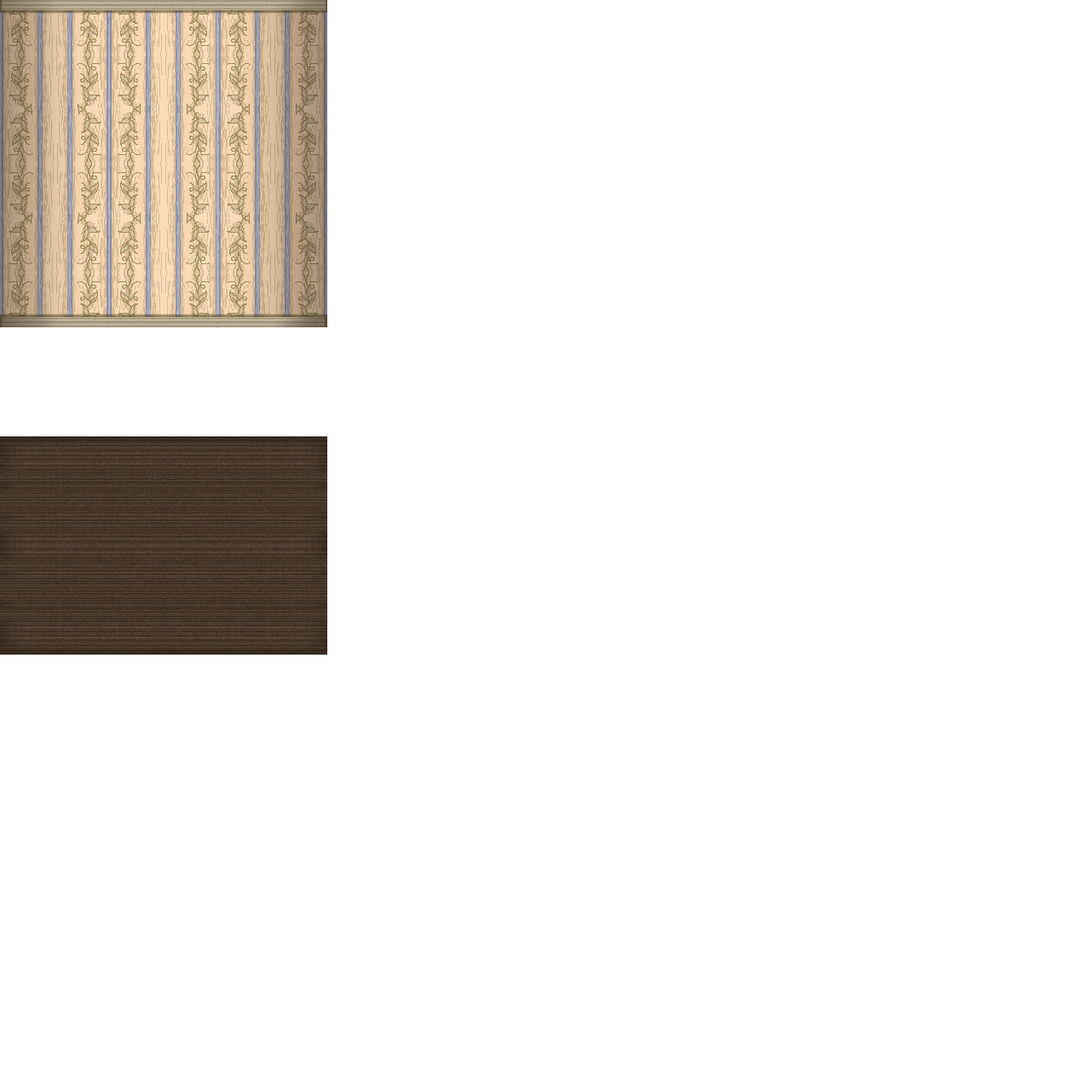
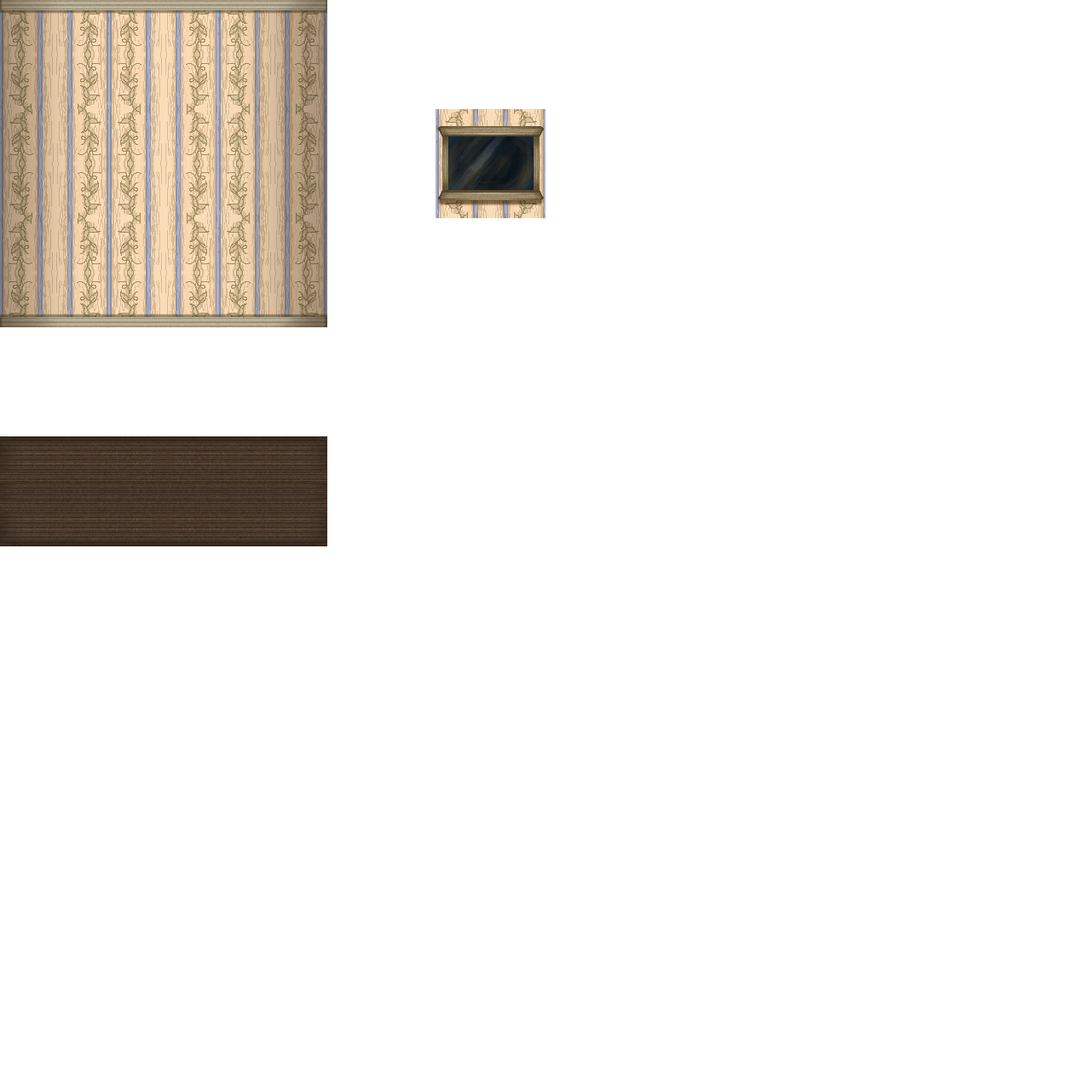
Layers edited between the first and the second 1091 x 1091 image:
added layer "Taso 18" (multiply, 80%) in group "TileMap" over [435, 117, 546, 210]
added layer "Taso 17" in group "TileMap" over [437, 126, 545, 201]
added layer "Taso 16 kopio 7" in group "TileMap" over [446, 132, 537, 197]
added layer "Taso 19" (multiply, 80%) in group "TileMap" over [436, 194, 546, 208]
added layer "Taso 3 kopio 2" in group "TileMap" over [435, 109, 546, 219]
renamed "Taso 16 kopio 11" to "Taso 16 kopio 13", moved it above "Taso 16 kopio 12", painted on it over [0, 492, 328, 655]
painted on "Taso 16 kopio 12" over [0, 492, 328, 655]
